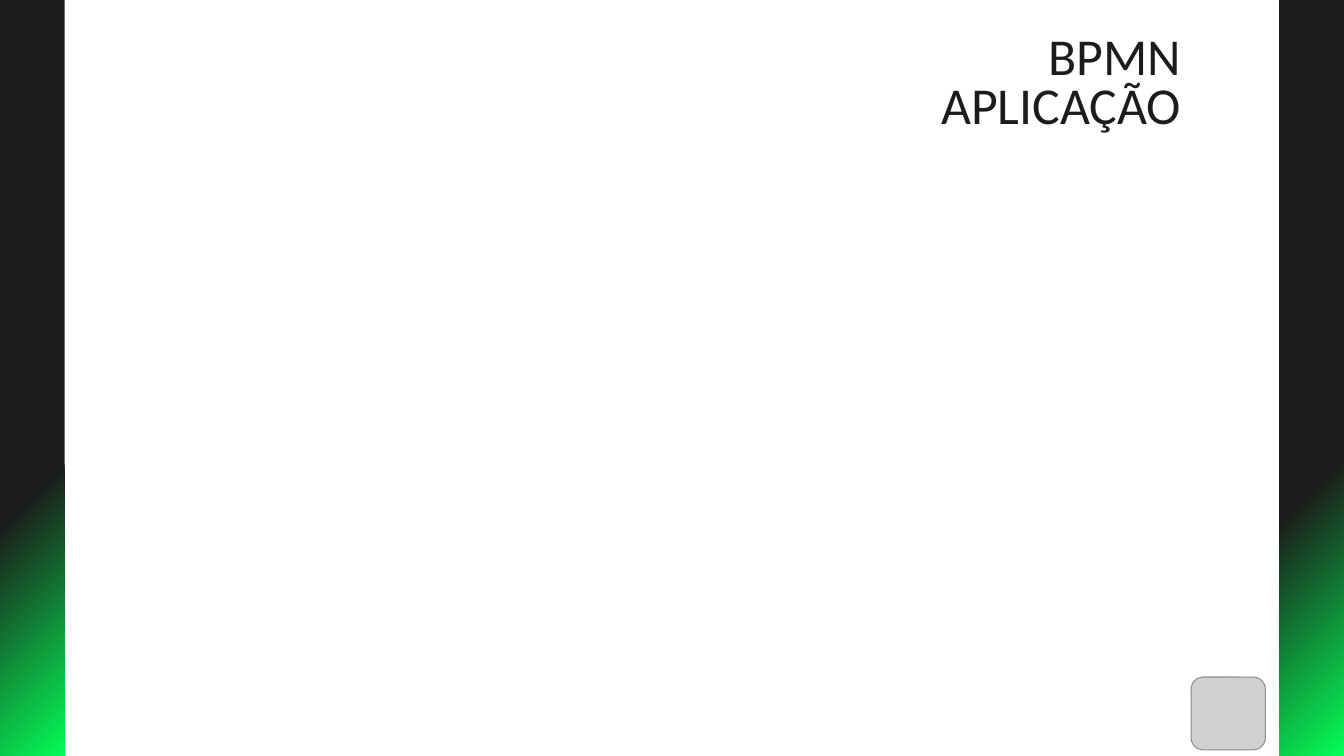
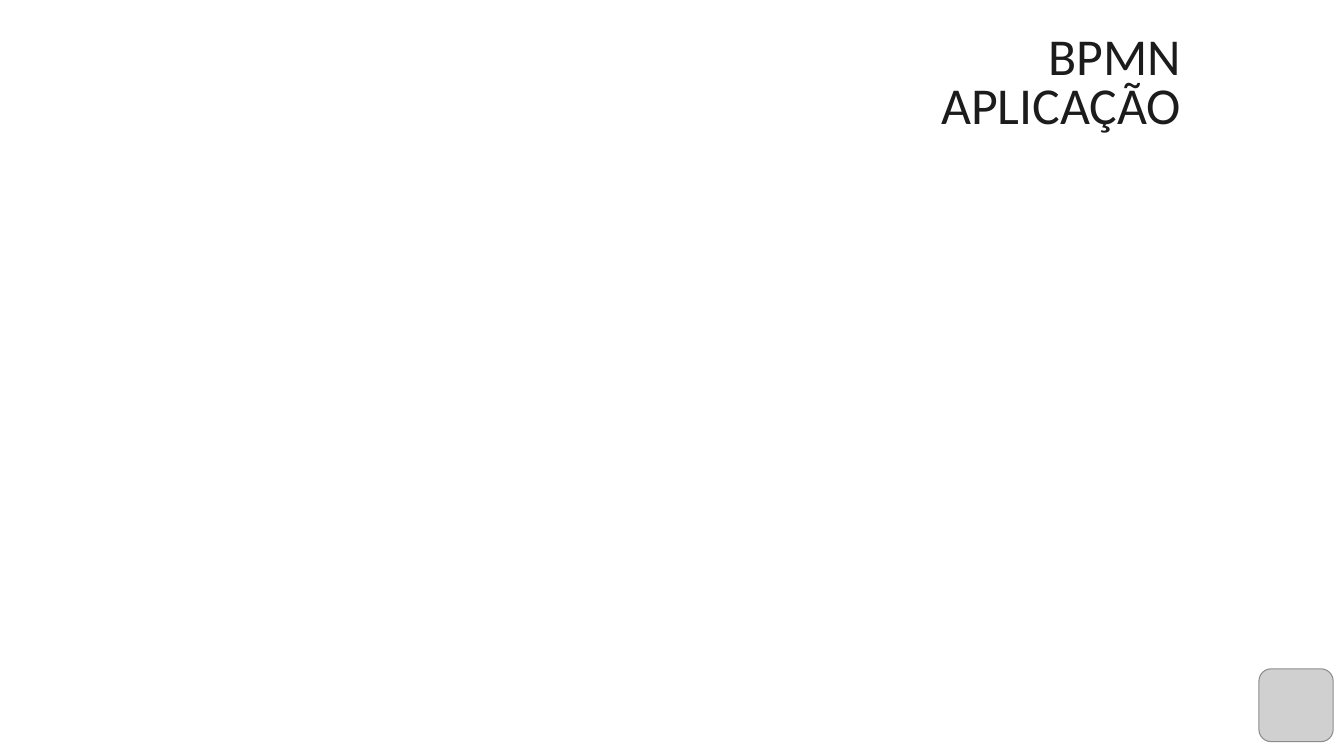
Before and after one commit to Projeto-Point/point, a slide deck: slide 9 of documentos/SlidePoint-Sprint2.pptx (slide 7 before the commit). Drawn at 1344x756 pixels with LibreOffice and Linux fonts; fonts in the diff are those of the drawing; grey boxes stand for pictures; background and template pictures are left out. Boxes give left, top, right and bottom in pixels: in the first picture for what was removed or moved away, otherwise in the second. Text is boxed around its words. In the diff, an @@ line names an element or a change of style, - is before the commit and + after.

```diff
--- a/documentos/SlidePoint-Sprint2.pptx
+++ b/documentos/SlidePoint-Sprint2.pptx
@@ rectangle removed at (0,0,65,756) @@
@@ rectangle removed at (1279,0,1344,756) @@
@@ picture: place and size @@
-picture at (1192,678,1266,750)
+picture at (1259,669,1334,742)
```
Also in this commit, not shown: 8 other slides changed, 3 slides added, 21 other files.
